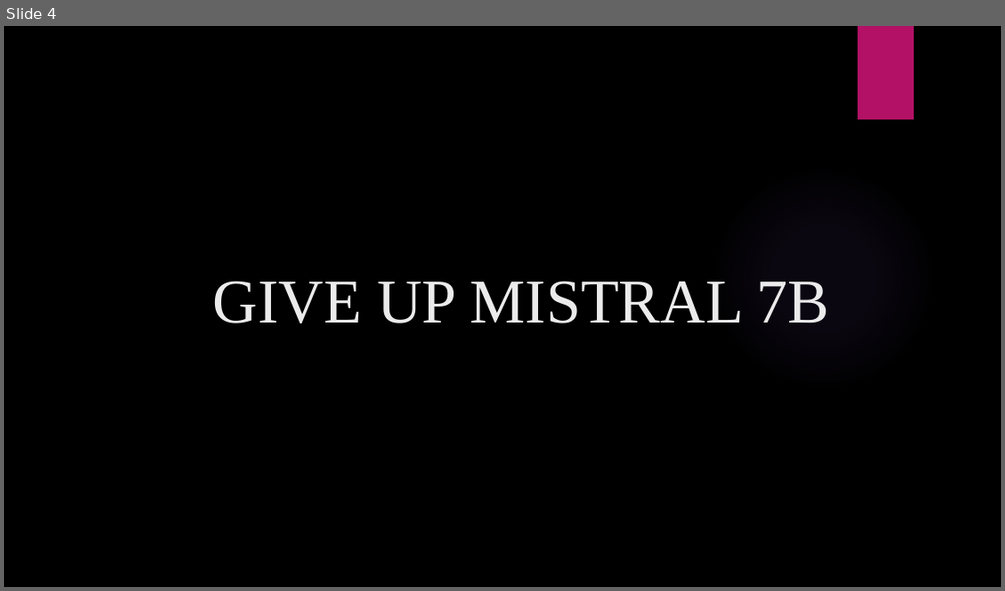
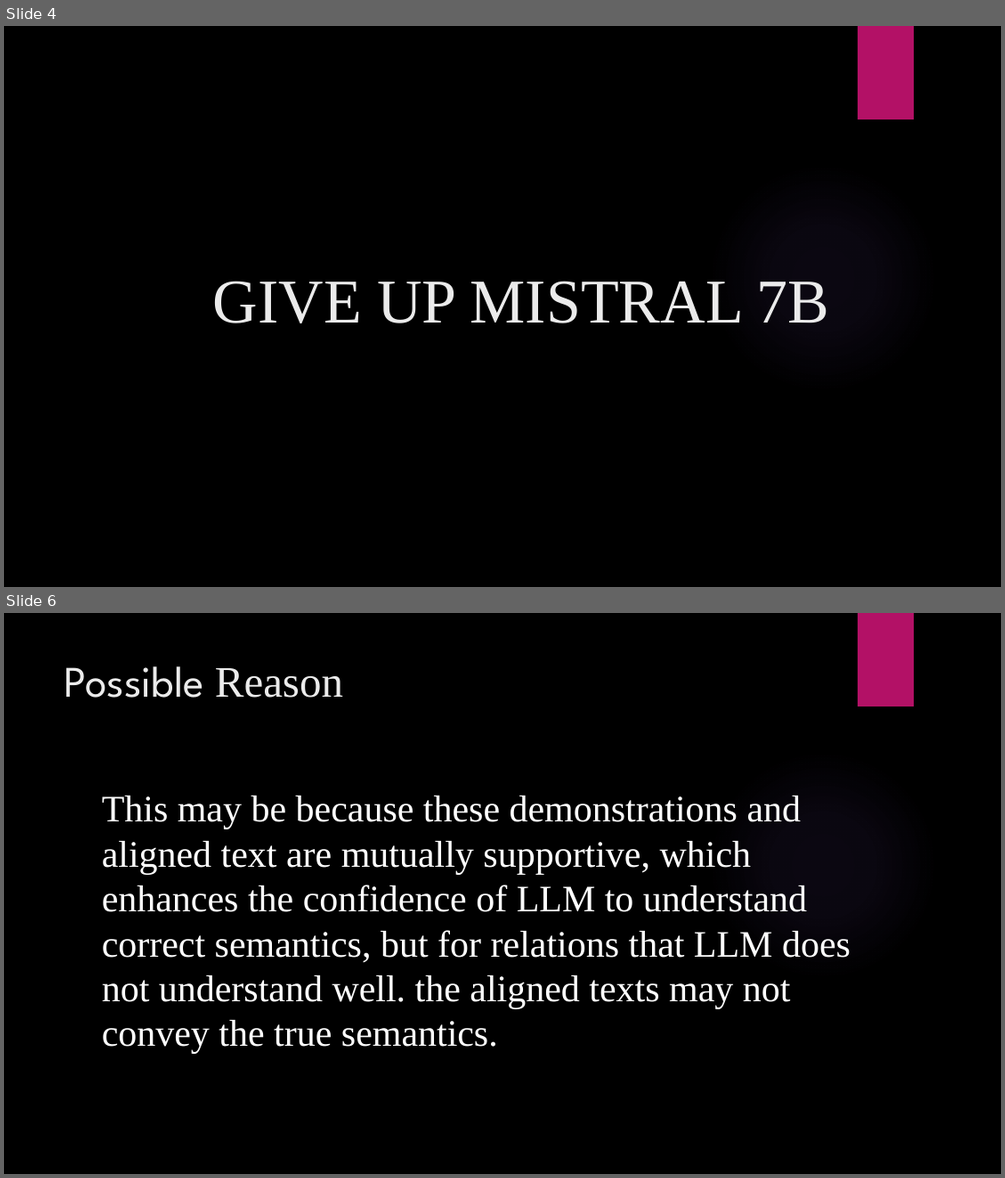
Before and after one commit to ZHAOTransparentAI/KICMISTRAL, a slide deck: KICMistral_pre_v2.pptx. Shown one above the other, each under a label of ours: slide 4 before the commit, slides 4 and 6 after it; the slides between them are not shown. The pictures are 1005x591 and 1005x1178 pixels, drawn with LibreOffice and Linux fonts; fonts in the diff are those of the drawing; background and template pictures are left out. Boxes give left, top, right and bottom in pixels: in the first picture for what was removed or moved away, otherwise in the second. Text is boxed around its words. In the diff, an @@ line names an element or a change of style, - is before the commit and + after.

```diff
--- a/KICMistral_pre_v2.pptx
+++ b/KICMistral_pre_v2.pptx
@@ slide 6 added at [4, 613, 1001, 1174], background picture (left out); not listed: 2 template elements that a slide beside it also shows @@
@@ title added at [65, 666, 343, 698], 42 pt, text #EBEBEB @@
+Possible Reason
@@ text added at [102, 795, 850, 1053], 36 pt, text #FFFFFF @@
+This may be because these demonstrations and aligned text are mutually supportive, which enhances the confidence of LLM to understand correct semantics, but for relations that LLM does not understand well. the aligned texts may not convey the true semantics.
```
Also in this commit, not shown: 3 slides changed, 1 other slide added, 1 slide removed, 40 other files.
